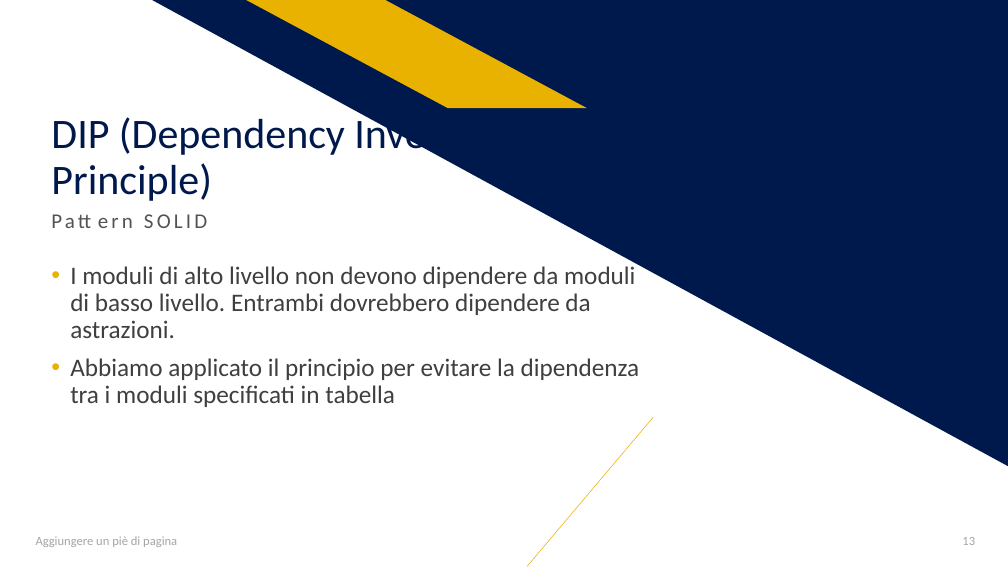
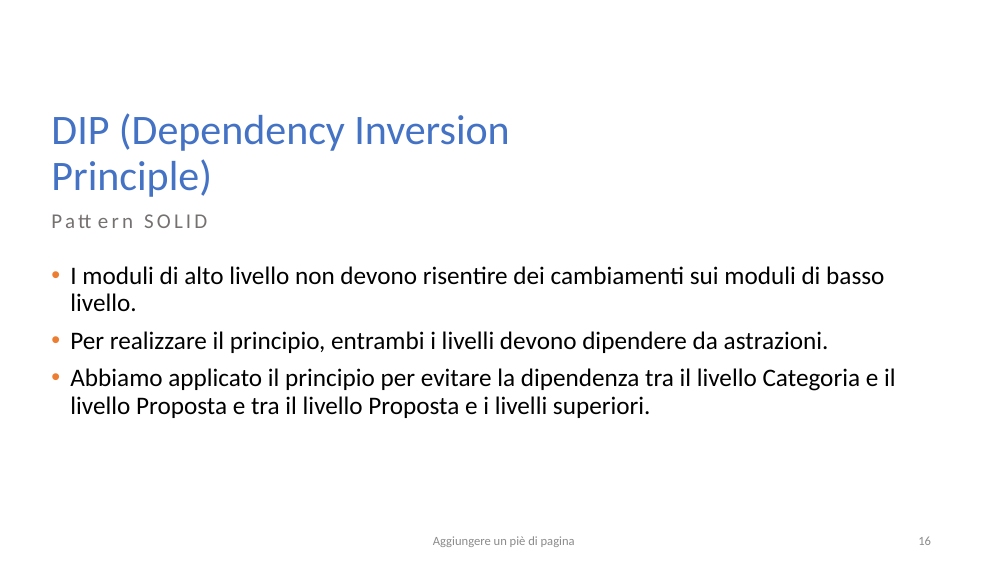
Before and after one commit to salvalai-matteo/EventBookDocumentation, a slide deck: slide 16 of Progetto Ingegneria SW.pptx (slide 13 before the commit). Drawn at 1008x567 pixels with LibreOffice and Linux fonts; fonts in the diff are those of the drawing. Boxes give left, top, right and bottom in pixels: in the first picture for what was removed or moved away, otherwise in the second. Text is boxed around its words. In the diff, an @@ line names an element or a change of style, - is before the commit and + after.

```diff
--- a/Progetto Ingegneria SW.pptx
+++ b/Progetto Ingegneria SW.pptx
@@ right triangle removed at (152,0,1008,467) @@
@@ parallelogram removed at (247,0,588,108) @@
@@ title "DIP (Dependency Inversion Principle)" at (51,113,509,197): text colour #00194C to #4472C4 @@
@@ text "Pattern SOLID" at (44,206,651,257): text colour #525252 to #767171 @@
@@ text at (70,266,896,418): text changed; text colour #3F3F3F to #000000 @@
-• I moduli di alto livello non devono dipendere da moduli di basso livello. Entrambi dovrebbero dipendere da astrazioni.
-• Abbiamo applicato il principio per evitare la dipendenza tra i moduli specificati in tabella
+• I moduli di alto livello non devono risentire dei cambiamenti sui moduli di basso livello.
+• Per realizzare il principio, entrambi i livelli devono dipendere da astrazioni.
+• Abbiamo applicato il principio per evitare la dipendenza tra il livello Categoria e il livello Proposta e tra il livello Proposta e i livelli superiori.
@@ line removed from (527, 566) to (653, 417) @@
@@ text "Aggiungere un piè di pagina": place and size @@
-text "Aggiungere un piè di pagina" at (36,536,177,547)
+text "Aggiungere un piè di pagina" at (433,536,575,547)
@@ text "Aggiungere un piè di pagina" at (433,536,575,547): text colour #A5A5A5 to #8C8C8C; alignment left to centre @@
@@ page number added at (918,536,931,545), 12 pt, text #8C8C8C @@
+16
@@ page number removed at (962,537,975,545) @@
-13
```
Also in this commit, not shown: 14 other slides changed, 3 slides added, 6 slides removed.
